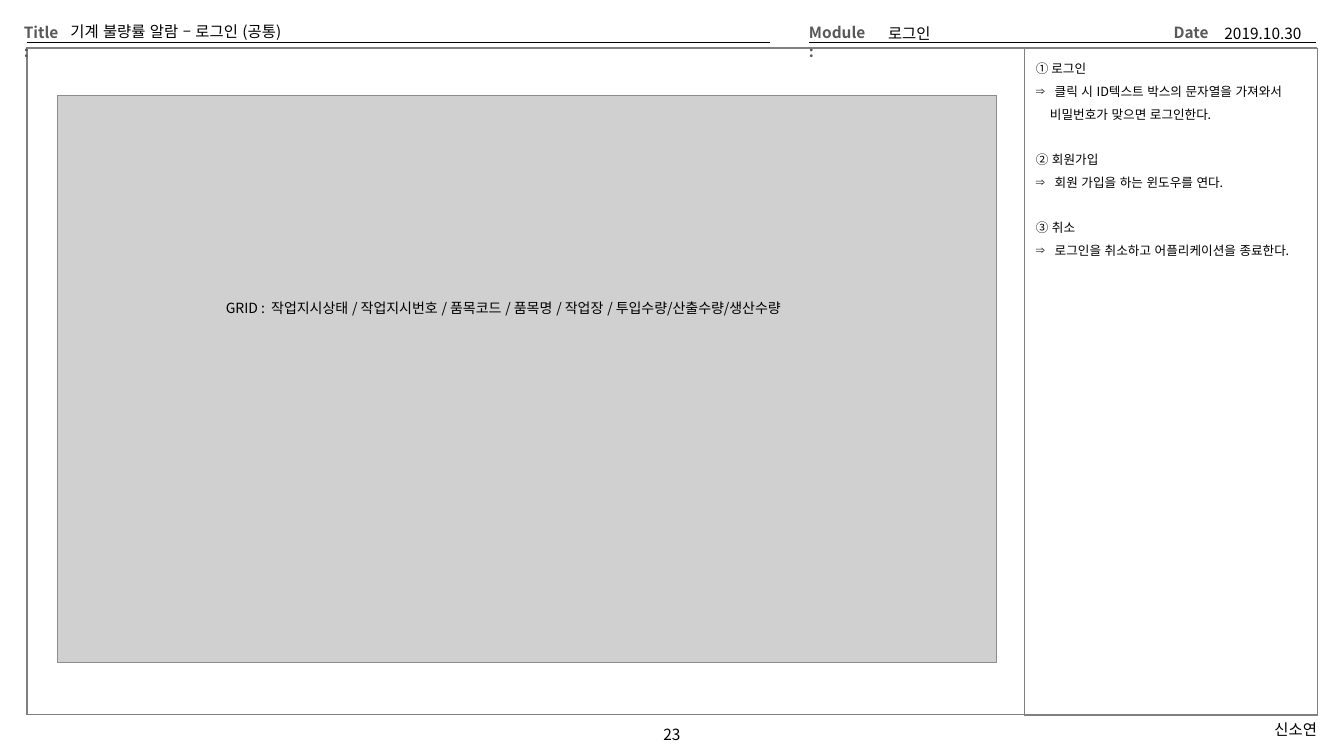
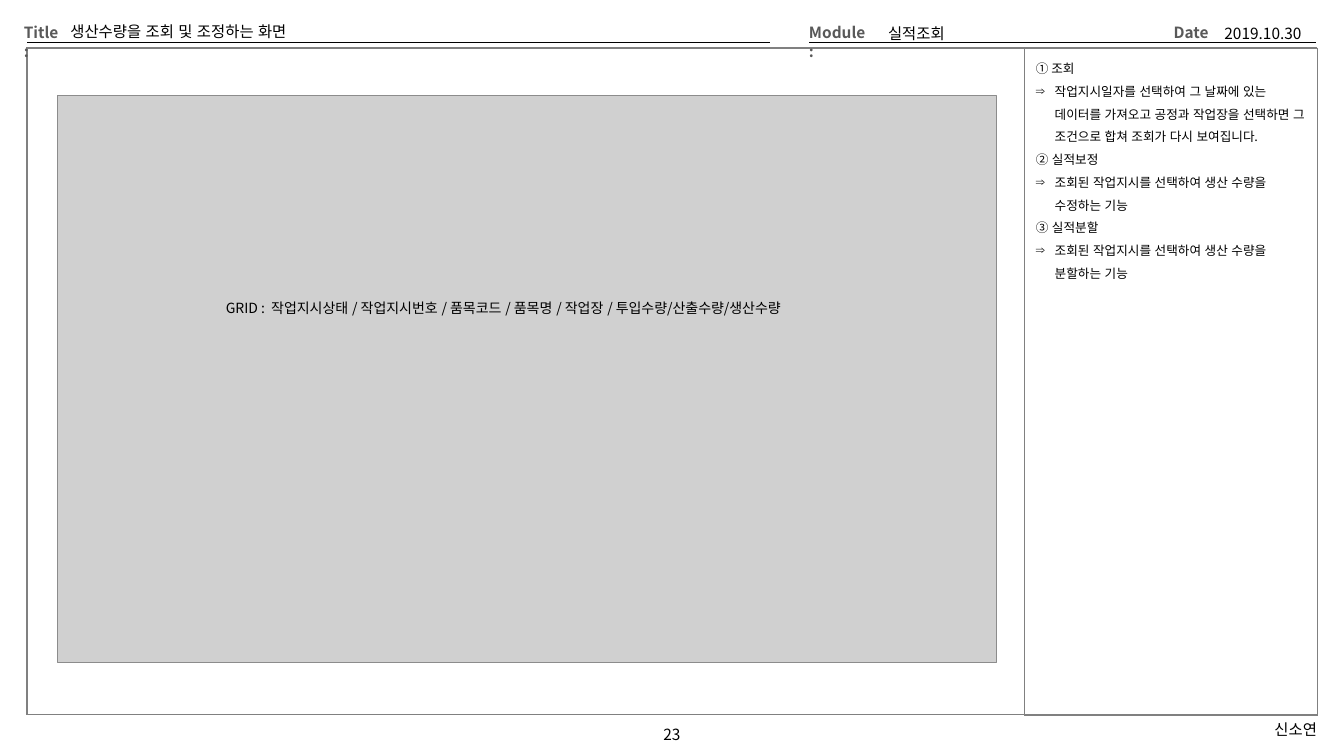
Before and after one commit to Cliedy-s/Team4, a slide deck: slide 23 of source/TEMP/Team4화면설계 - 오휘석.pptx. Drawn at 1344x756 pixels with LibreOffice and Linux fonts; fonts in the diff are those of the drawing; grey boxes stand for pictures. Boxes give left, top, right and bottom in pixels: in the first picture for what was removed or moved away, otherwise in the second. Text is boxed around its words. In the diff, an @@ line names an element or a change of style, - is before the commit and + after.

```diff
--- a/source/TEMP/Team4화면설계 - 오휘석.pptx
+++ b/source/TEMP/Team4화면설계 - 오휘석.pptx
@@ title at box(70, 24, 286, 39): text changed @@
-기계 불량률 알람 – 로그인 (공통)
+생산수량을 조회 및 조정하는 화면
@@ text at box(888, 26, 945, 43): text changed @@
-로그인
+실적조회
@@ text at box(1036, 62, 1305, 279): text changed @@
-① 로그인
-⇒ 클릭 시 ID텍스트 박스의 문자열을 가져와서
-비밀번호가 맞으면 로그인한다.
-② 회원가입
-⇒ 회원 가입을 하는 윈도우를 연다.
-③ 취소
-⇒ 로그인을 취소하고 어플리케이션을 종료한다.
+① 조회
+⇒ 작업지시일자를 선택하여 그 날짜에 있는 데이터를 가져오고 공정과 작업장을 선택하면 그 조건으로 합쳐 조회가 다시 보여집니다.
+② 실적보정
+⇒ 조회된 작업지시를 선택하여 생산 수량을 수정하는 기능
+③ 실적분할
+⇒ 조회된 작업지시를 선택하여 생산 수량을 분할하는 기능
```
Also in this commit, not shown: 15 other slides changed, 1 other file.
